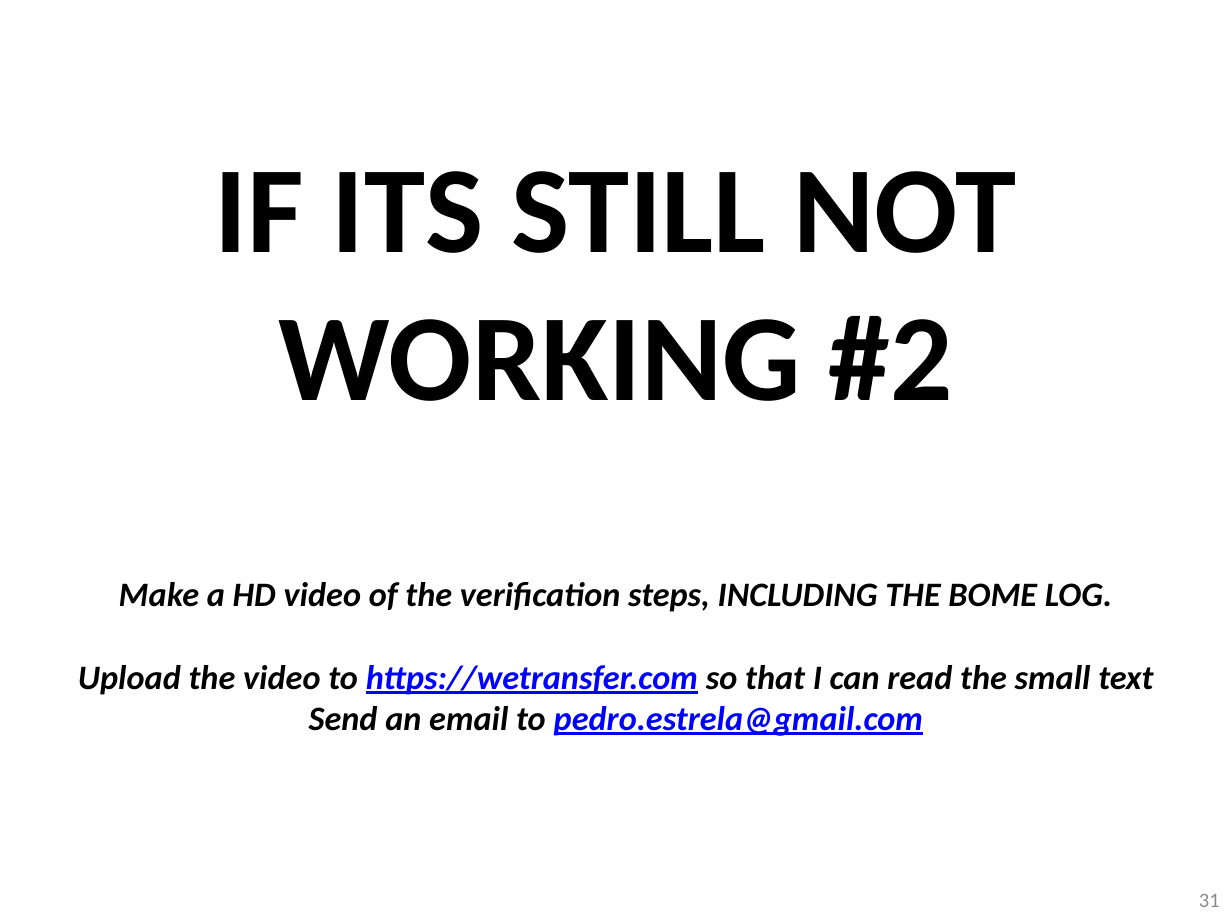
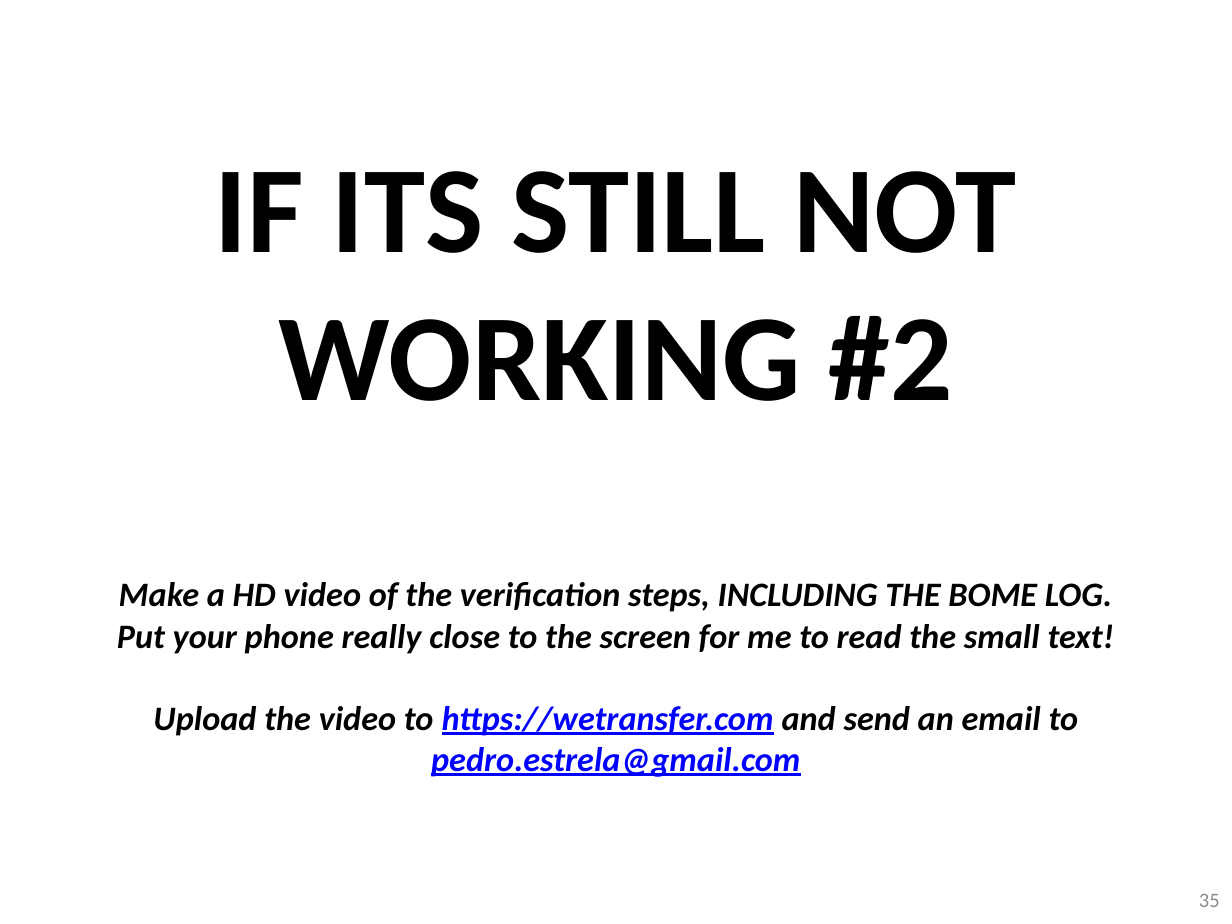
Before and after one commit to pestrela/music, a slide deck: slide 35 of traktor/mapping_ddj_1000/Support files/Source files/DDJ-1000 - Installation Guide.pptx (slide 31 before the commit). Drawn at 1232x924 pixels with LibreOffice and Linux fonts; fonts in the diff are those of the drawing. Boxes give left, top, right and bottom in pixels: in the first picture for what was removed or moved away, otherwise in the second. Text is boxed around its words. In the diff, an @@ line names an element or a change of style, - is before the commit and + after.

```diff
--- a/traktor/mapping_ddj_1000/Support files/Source files/DDJ-1000 - Installation Guide.pptx
+++ b/traktor/mapping_ddj_1000/Support files/Source files/DDJ-1000 - Installation Guide.pptx
@@ text at bbox=[117, 624, 1114, 777]: text changed @@
-Upload the video to https://wetransfer.com so that I can read the small text
-Send an email to pedro.estrela@gmail.com
+Put your phone really close to the screen for me to read the small text!
+Upload the video to https://wetransfer.com and send an email to pedro.estrela@gmail.com
@@ page number at bbox=[1199, 894, 1220, 907]: text changed @@
-31
+35
```
Also in this commit, not shown: 8 other slides changed, 5 slides added, 3 other files.
